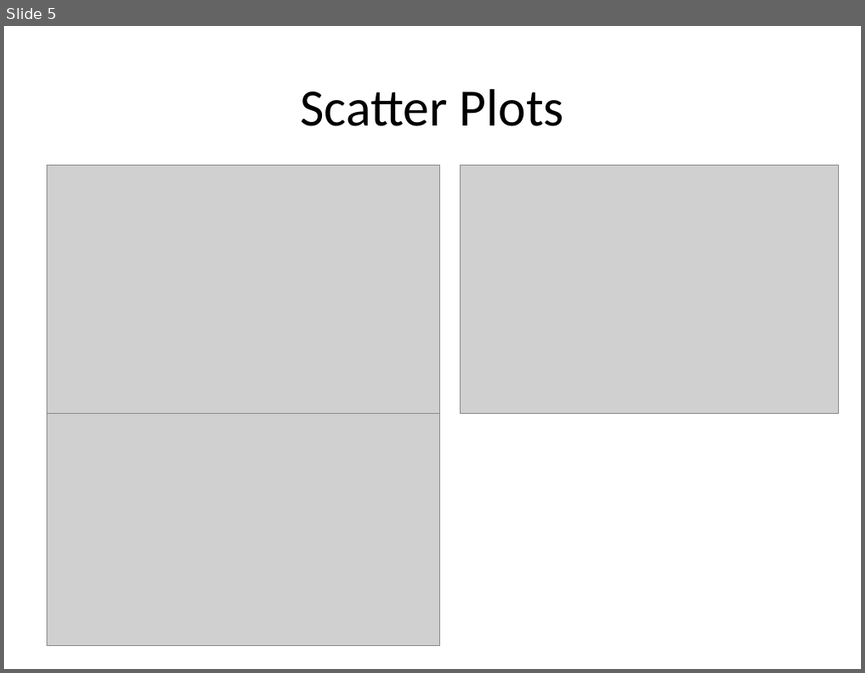
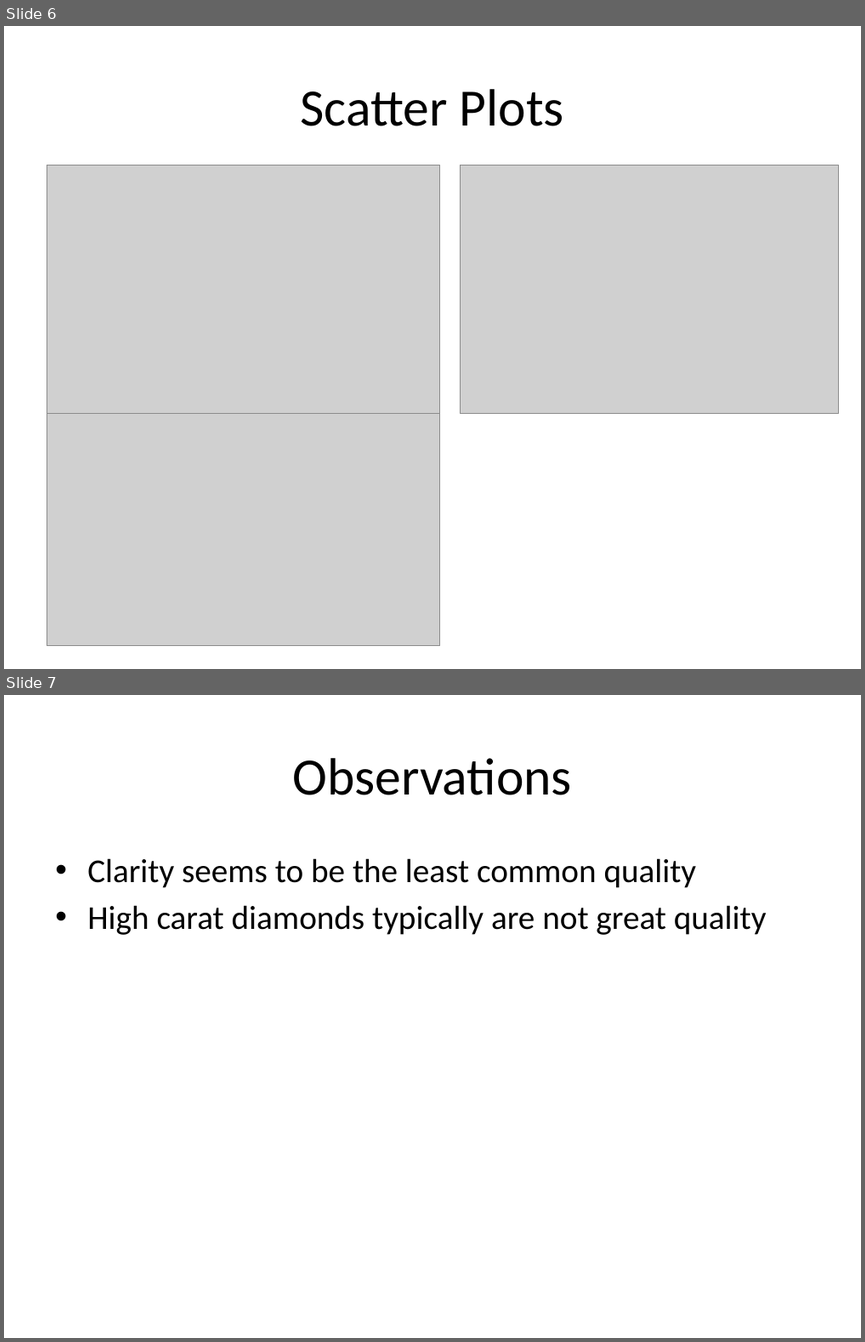
Before and after one commit to datadave/GADS9-NYC-Spring2014-Students, a slide deck: lab_submissions/project01/rtalbot/Project01-Presentation.pptx. Shown one above the other, each under a label of ours: slide 5 before the commit, slides 6 and 7 after it. The pictures are 865x673 and 865x1342 pixels, drawn with LibreOffice and Linux fonts; fonts in the diff are those of the drawing; grey boxes stand for pictures. Boxes give left, top, right and bottom in pixels: in the first picture for what was removed or moved away, otherwise in the second. Text is boxed around its words. In the diff, an @@ line names an element or a change of style, - is before the commit and + after.

```diff
--- a/lab_submissions/project01/rtalbot/Project01-Presentation.pptx
+++ b/lab_submissions/project01/rtalbot/Project01-Presentation.pptx
@@ slide 7 added at (x1=4, y1=695, x2=861, y2=1338), background #FFFFFF @@
@@ title added at (x1=292, y1=758, x2=572, y2=795), 44 pt, text #000000 @@
+Observations
@@ text added at (x1=87, y1=858, x2=766, y2=935), 28 pt, text #000000 @@
+• Clarity seems to be the least common quality
+• High carat diamonds typically are not great quality
@@ what was slide 5 is now slide 6 @@
```
Also in this commit, not shown: 2 slides changed, 3 other slides added, 2 slides removed, 1 other file.
